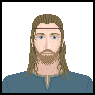
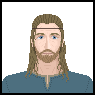
Layer changes from the first (95, 95) image to the second:
painted on "Background" over [35, 33, 61, 65]
